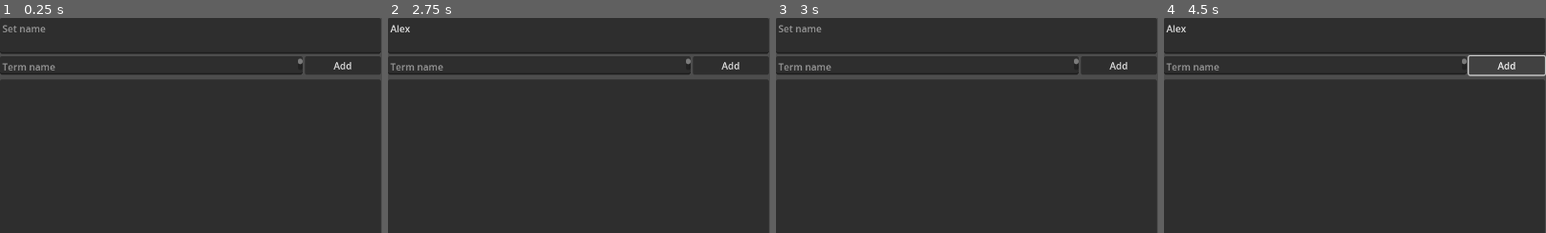
Above: before the commit, frames 1-4 (left to right).
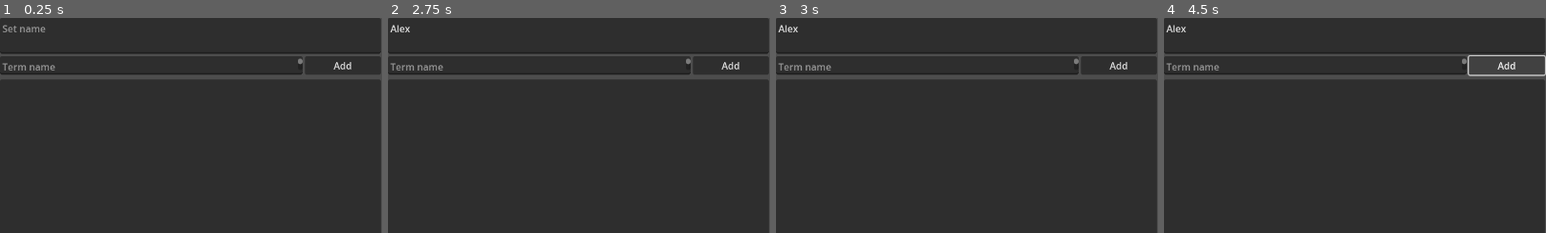
Above: after the commit, the same moments.

Repository: zucchinibyday/TermsWithProperties
Game: Godot game, scene res://ui/term_set_builder_screen/term_set_builder_screen.tscn
Two runs of this game, one before a commit and one after it. Both use one fixed random seed, a clock stepped at 60 frames per second and the inputs below. This scene is started directly instead of the project's main scene.
Inputs (mouse positions are % of the whole screen's width and height, from its top left):
- Up to frame 1 (0.25 s): no input
- Up to frame 2 (2.75 s): click (25, 4) at 0.52 s; type "Alex" at 0.6 s; click (20, 11) at 0.75 s; type "Alex" at 0.83 s; click (6, 80) at 0.98 s; type "Alex" at 1.07 s; click (19, 80) at 1.27 s; type "Alex" at 1.35 s; click "Create Set" at 2 s
- Up to frame 3 (3 s): click "Load Set" at 2.75 s
- Up to frame 4 (4.5 s): click "Save Set" at 3.5 s; click "Add" at 4.25 s
The pictures show only the part of the screen within x 0-50%, y 0-50%; the shares and areas given below are measured in that part.

Frames 1-2 are identical in both runs. In frame 3, 0.2% of the frame differs, in the area x 0-12%, y 3-7%; in frame 4, nothing differs.

Commit message:
AppData refactor

Diff:
--- /dev/null
+++ b/app_data.gd
@@ -0,0 +1,67 @@
+extends Node
+
+
+"""
+format of metadata:
+	{
+		"sets": [
+			{
+				"name": <name of set>,
+				"data": <set data>
+			} ...
+		]
+	}
+"""
+
+var _saved_sets := {}
+
+func _init():
+	"""var metafile = FileAccess.open(
+			meta_path() if DirAccess.dir_exists_absolute(meta_path())
+				else default_meta_path(),
+			FileAccess.READ
+	)"""
+	var metafile = FileAccess.open(default_meta_path(), FileAccess.READ)
+	var data: Dictionary = JSON.parse_string(metafile.get_as_text())
+	for _set in data["sets"]:
+		_saved_sets[_set["name"]] = _set
+
+func app_dir():
+	return "res://terms/"
+
+func meta_path():
+	return "%smeta.json" % app_dir()
+
+func default_meta_path():
+	return "res://default_app_data.json"
+
+func get_set_data(term_set_name: String) -> Dictionary:
+	if not term_set_name in _saved_sets:
+		return TermSet.get_empty_set_data()
+	return _saved_sets[term_set_name]
+
+func rename_open_set(new_name: String, old_name: String):
+	if not TermSet.open:
+		return
+	_saved_sets[new_name] = _saved_sets[old_name]
+	_saved_sets.erase(old_name)
+
+func delete_set(set_name: String):
+	if not set_name in _saved_sets:
+		return
+	_saved_sets.erase(set_name)
+	save()
+
+func save():
+	# First save the data for the currently opened set
+	if TermSet.open:
+		_saved_sets[TermSet.set_name] = TermSet.save()
+	# Pack set data
+	var new_data := { "sets" = [] }
+	for saved_set_name in _saved_sets.keys():
+		var saved_set = _saved_sets[saved_set_name]
+		new_data["sets"].append(saved_set)
+	# Write to file
+	DirAccess.open(app_dir()).remove(meta_path())
+	var metafile = FileAccess.open(meta_path(), FileAccess.WRITE)
+	metafile.store_string(JSON.stringify(new_data))
--- a/globals.gd
+++ b/globals.gd
@@ -1,7 +1,5 @@
 extends Node
 
-
-var app_data := AppData.new()
 
 var prop_ui_scene := preload("res://ui/property_ui.tscn")
 var term_ui_scene := preload("res://ui/term_ui.tscn")
@@ -12,70 +10,3 @@
 
 func _ready() -> void:
 	debug |= DebugFlags.ALWAYS_LOAD_DEFAULT
-
-
-"""
-format of metadata:
-	{
-		"sets": [
-			{
-				"name": <name of set>,
-				"data": <set data>
-			} ...
-		]
-	}
-"""
-class AppData:
-	var _saved_sets := {}
-
-	func _init() -> void:
-		"""var metafile = FileAccess.open(
-				meta_path() if DirAccess.dir_exists_absolute(meta_path())
-					else default_meta_path(),
-				FileAccess.READ
-		)"""
-		var metafile = FileAccess.open(default_meta_path(), FileAccess.READ)
-		var data: Dictionary = JSON.parse_string(metafile.get_as_text())
-		for _set in data["sets"]:
-			_saved_sets[_set["name"]] = _set
-
-	func app_dir():
-		return "res://terms/"
-
-	func meta_path():
-		return "%smeta.json" % app_dir()
-
-	func default_meta_path():
-		return "res://default_app_data.json"
-
-	func get_set_data(term_set_name: String) -> Dictionary:
-		if not term_set_name in _saved_sets:
-			return TermSet.get_empty_set_data()
-		return _saved_sets[term_set_name]
-
-	func rename_open_set(new_name: String, old_name: String):
-		if not TermSet.open:
-			return
-		save()
-		_saved_sets[new_name] = _saved_sets[old_name]
-		_saved_sets.erase(old_name)
-
-	func delete_set(set_name: String):
-		if not set_name in _saved_sets:
-			return
-		_saved_sets.erase(set_name)
-		save()
-
-	func save():
-		# First save the data for the currently opened set
-		if TermSet.open:
-			_saved_sets[TermSet.set_name] = TermSet.save()
-		# Pack set data
-		var new_data := { "sets" = [] }
-		for saved_set_name in _saved_sets.keys():
-			var saved_set = _saved_sets[saved_set_name]
-			new_data["sets"].append(saved_set)
-		# Write to file
-		DirAccess.open(app_dir()).remove(meta_path())
-		var metafile = FileAccess.open(meta_path(), FileAccess.WRITE)
-		metafile.store_string(JSON.stringify(new_data))
--- a/project.godot
+++ b/project.godot
@@ -19,6 +19,7 @@
 
 Globals="*res://globals.gd"
 TermSet="*res://terms/term_set.gd"
+AppData="*res://app_data.gd"
 
 [display]
 
--- a/terms/meta.json
+++ b/terms/meta.json
@@ -1 +1 @@
-{"sets":[{"name":"Cars","terms":[{"name":"car1","properties" …(1106 unchanged characters)… "},{"group":"season","value":"spring"}]},{"name":"Rose","properties":[{"group":"genus","value":"Rosa"},{"group":"flower color","value":"red"},{"group":"season","value":"summer"}]}]}]}
+{"sets":[{"name":"Cars","terms":[{"name":"car1","properties" …(1106 unchanged characters)… "},{"group":"season","value":"spring"}]}]}]}
--- a/terms/term_set.gd
+++ b/terms/term_set.gd
@@ -24,7 +24,7 @@
 
 func unload_term_set():
 	if unsaved_changes:
-		Globals.app_data.save()
+		AppData.save()
 	terms = []
 	property_groups = {}
 	open = false
--- a/ui/term_set_builder_screen/term_set_builder_screen.gd
+++ b/ui/term_set_builder_screen/term_set_builder_screen.gd
@@ -24,14 +24,14 @@
 func rename_open_set() -> bool:
 	if not TermSet.open:
 		return false
-	Globals.app_data.rename_open_set(term_set_name_label.text, TermSet.set_name)
+	AppData.rename_open_set(term_set_name_label.text, TermSet.set_name)
 	TermSet.set_name = term_set_name_label.text
 	return true
 
 func _load_button_pressed():
 	if TermSet.open:
 		deconstruct()
-	var result := attempt_load(Globals.app_data.get_set_data(load_set_text.text))
+	var result := attempt_load(AppData.get_set_data(load_set_text.text))
 	if result != LoadResult.OK:
 		print(result)
 		return
@@ -49,25 +49,26 @@
 enum SaveResult { OK, NO_NAME }
 
 func save_open_set() -> SaveResult:
-	Globals.app_data.save()
+	AppData.save()
 	return SaveResult.OK
 
 
 func create_new_set():
-	Globals.app_data.save()
+	AppData.save()
 	TermSet.unload_term_set()
 	deconstruct()
 	TermSet.load_empty(create_set_text.text)
+	AppData.save()
 	build()
 
 func delete_open_set():
 	if not TermSet.open:
 		return
-	Globals.app_data.save()
+	AppData.save()
 	var set_to_delete = TermSet.set_name
 	TermSet.unload_term_set()
 	deconstruct()
-	Globals.app_data.delete_set(set_to_delete)
+	AppData.delete_set(set_to_delete)
 
 
 var rebuild_reasons: Array[TermSet.UpdateReasons] = [
